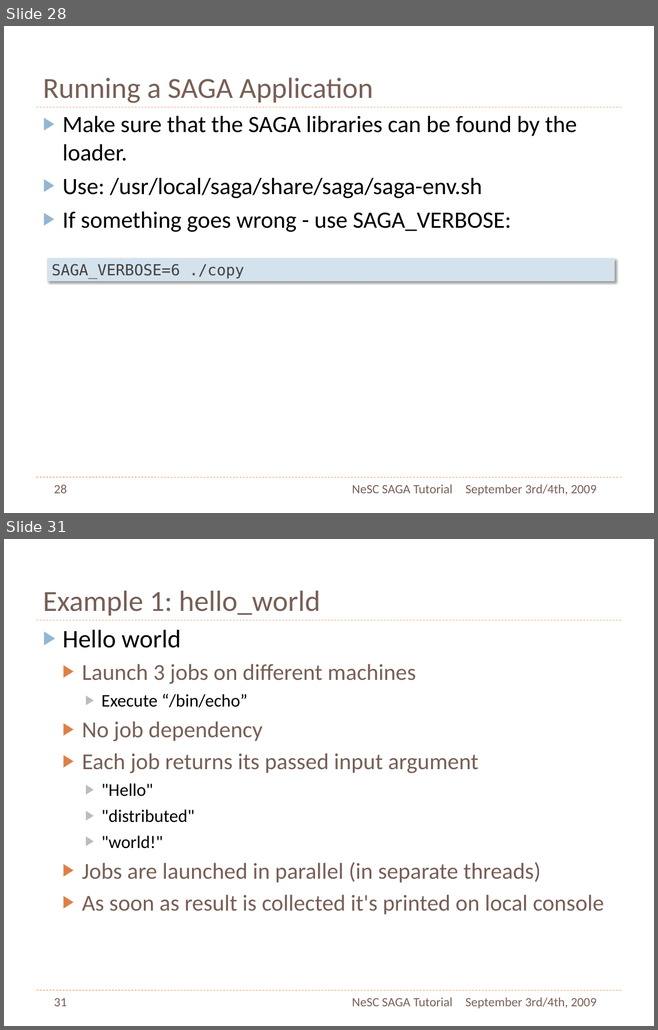
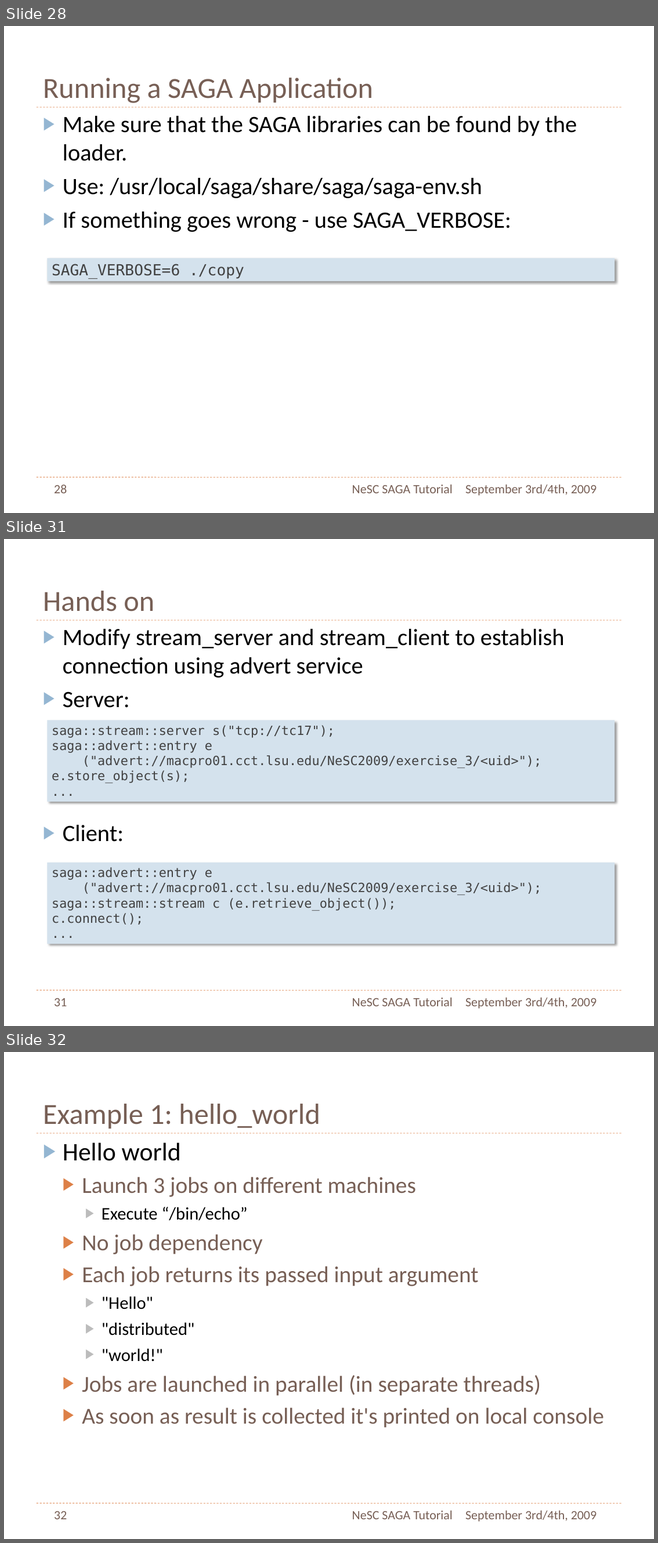
Before and after one commit to saga-project/saga-cpp-legacy-projects, a slide deck: tutorial/NeSC-2009/NeSC09-Practical-PPT.pptx. Shown one above the other, each under a label of ours: slides 28 and 31 before the commit, slides 28, 31 and 32 after it; the slides between them are not shown. The pictures are 658x1030 and 658x1543 pixels, drawn with LibreOffice and Linux fonts; fonts in the diff are those of the drawing. Boxes give left, top, right and bottom in pixels: in the first picture for what was removed or moved away, otherwise in the second. Text is boxed around its words. In the diff, an @@ line names an element or a change of style, - is before the commit and + after.

```diff
--- a/tutorial/NeSC-2009/NeSC09-Practical-PPT.pptx
+++ b/tutorial/NeSC-2009/NeSC09-Practical-PPT.pptx
@@ slide 31 added at (4,539,654,1026), background #FFFFFF; not listed: 2 template elements that a slide beside it also shows @@
@@ title added at (43,591,154,611), 46 pt, text #775F55 @@
+Hands on
@@ text added at (63,629,564,842), 37 pt, text #000000 @@
+▶ Modify stream_server and stream_client to establish connection using advert service
+▶ Server:
+▶ Client:
@@ rectangle added at (47,721,614,802), fill #D4E2ED, 20 pt, text #414141 @@
+      saga::stream::server s("tcp://tc17");
+      saga::advert::entry e
+      ("advert://macpro01.cct.lsu.edu/NeSC2009/exercise_3/<uid>");
+      e.store_object(s);
+      ...
@@ rectangle added at (47,863,614,944), fill #D4E2ED, 20 pt, text #414141 @@
+      saga::advert::entry e
+      ("advert://macpro01.cct.lsu.edu/NeSC2009/exercise_3/<uid>");
+      saga::stream::stream c (e.retrieve_object());
+      c.connect();
+      ...
@@ page number added at (54,998,67,1006), 20 pt, text #775F55 @@
+31
@@ text added at (352,998,452,1006), 20 pt, text #775F55 @@
+NeSC SAGA Tutorial
@@ text added at (465,998,596,1009), 20 pt, text #775F55 @@
+September 3rd/4th, 2009
@@ what was slide 31 is now slide 32 @@
@@ page number at (54,1511,67,1519): text changed @@
-31
+32
```
Also in this commit, not shown: 4 slides changed, 1 slide removed, 1 other file.
